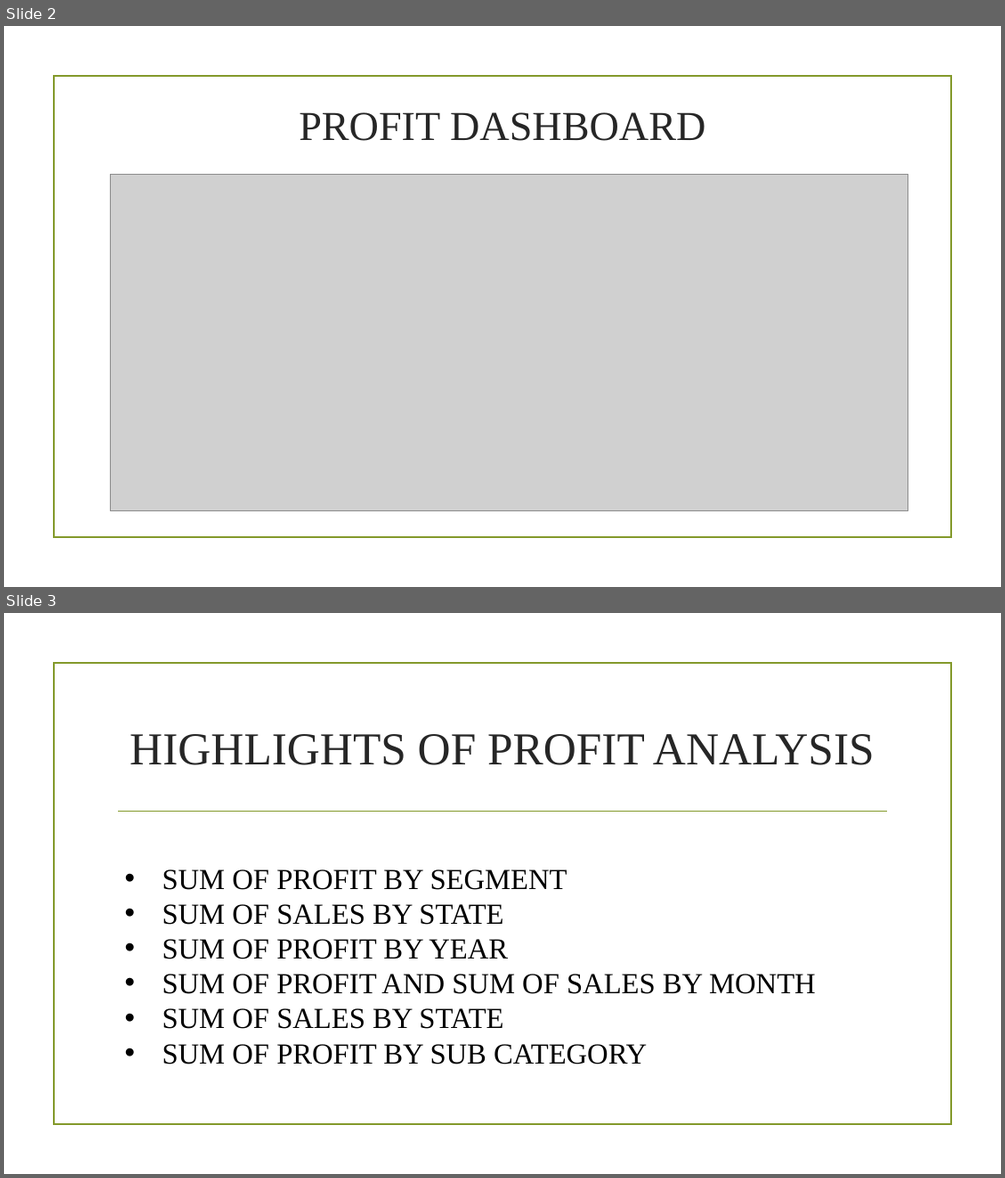
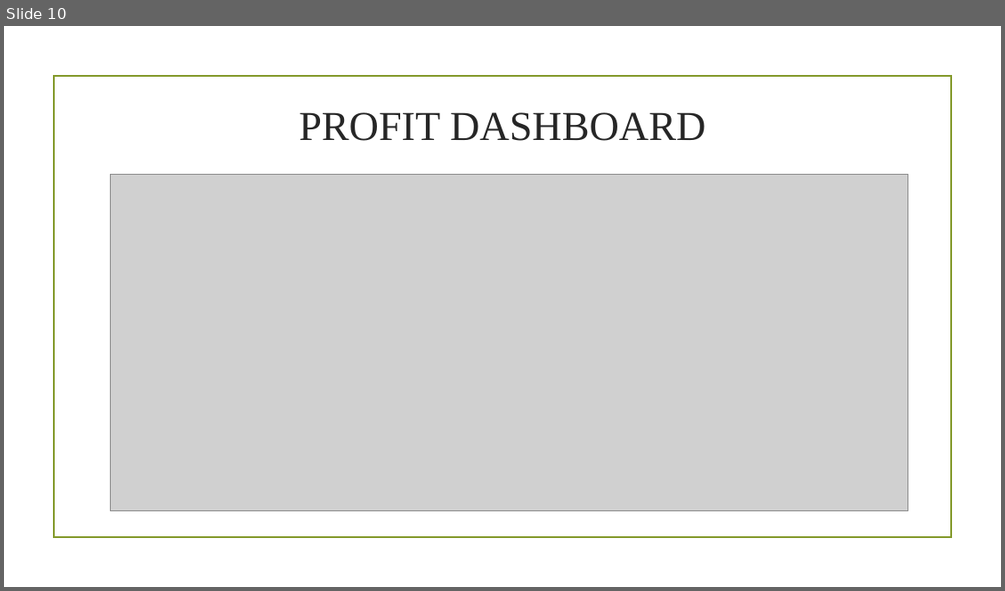
Before and after one commit to Leon199630/WALMART-ANALYSIS, a slide deck: WALMART PPT.pptx. Shown one above the other, each under a label of ours: slides 2 and 3 before the commit, slide 10 after it. The pictures are 1005x1178 and 1005x591 pixels, drawn with LibreOffice and Linux fonts; fonts in the diff are those of the drawing; grey boxes stand for pictures; background and template pictures are left out. Boxes give left, top, right and bottom in pixels: in the first picture for what was removed or moved away, otherwise in the second. Text is boxed around its words. In the diff, an @@ line names an element or a change of style, - is before the commit and + after.

```diff
--- a/WALMART PPT.pptx
+++ b/WALMART PPT.pptx
@@ slide 3 removed at bbox=[4, 613, 1001, 1174], background picture (left out); not listed: 1 template element that a slide beside it also shows @@
@@ title removed at bbox=[129, 734, 874, 765] @@
-HIGHLIGHTS OF PROFIT ANALYSIS
@@ line removed from (119, 811) to (887, 811) @@
@@ text removed at bbox=[162, 869, 816, 1064] @@
-• SUM OF PROFIT BY SEGMENT
-• SUM OF SALES BY STATE
-• SUM OF PROFIT BY YEAR
-• SUM OF PROFIT AND SUM OF SALES BY MONTH
-• SUM OF SALES BY STATE
-• SUM OF PROFIT BY SUB CATEGORY
@@ what was slide 2 is now slide 10 @@
```
Also in this commit, not shown: 1 slide changed, 20 slides added, 1 other slide removed.
